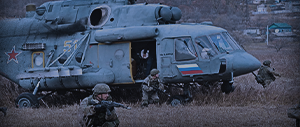
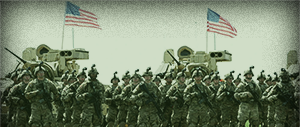
Two versions of the same layered image (300 × 127). Layer-by-layer changes:
added layer "Brightness/Contrast 1" above "83AABAirborneExercise2017-45-scaled-1" over (x1=0, y1=0, x2=300, y2=127)
hid "83AABAirborneExercise2017-45-scaled-1", painted on it over (x1=0, y1=0, x2=300, y2=127)